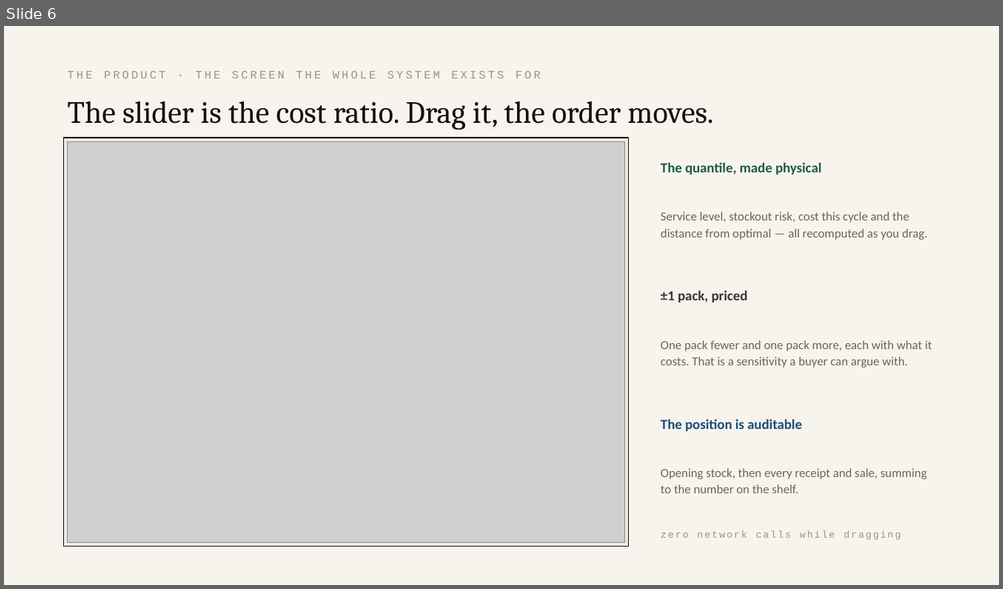
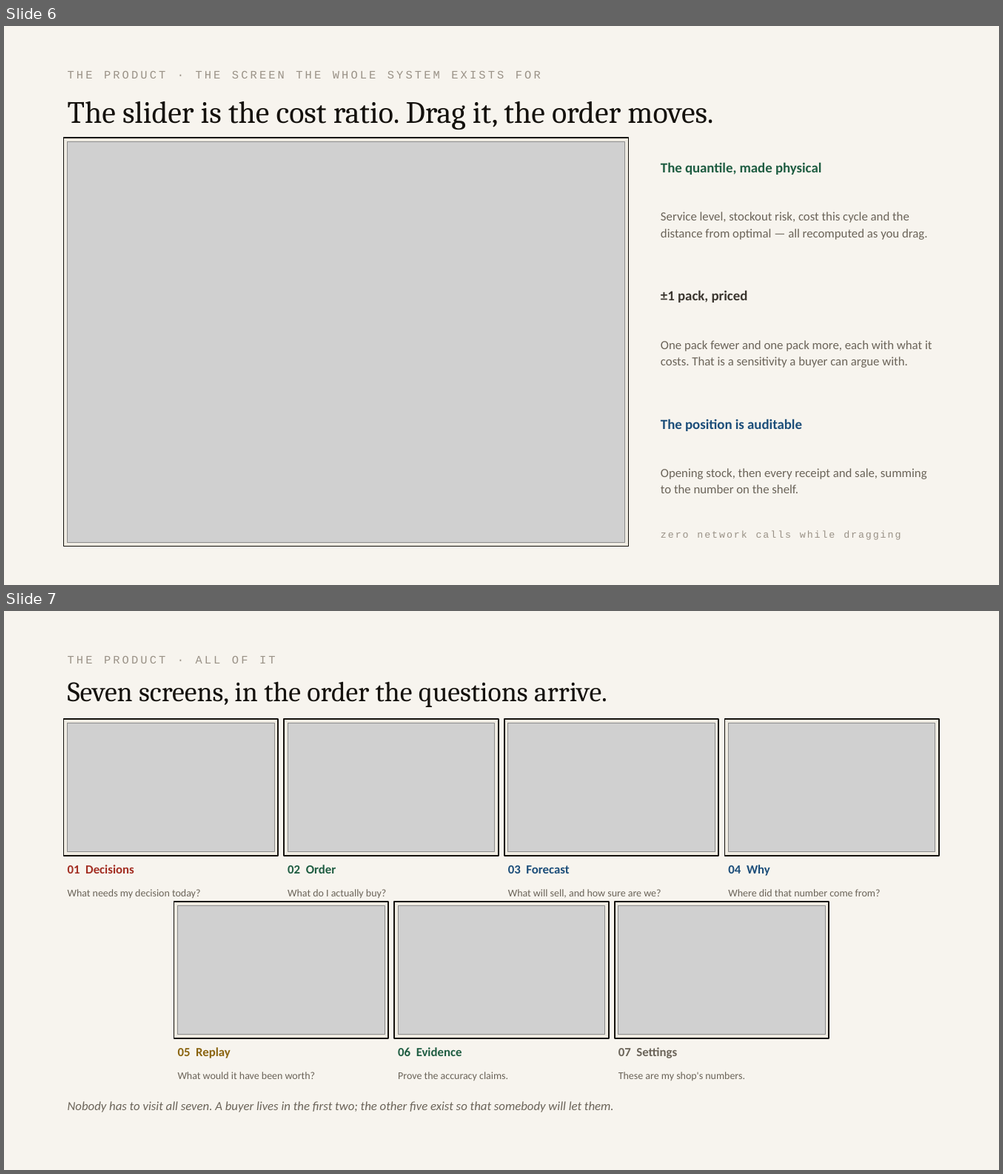
Before and after one commit to yashdoke7/pharmapulse, a slide deck: deck/PharmaPulse.pptx. Shown one above the other, each under a label of ours: slide 6 before the commit, slides 6 and 7 after it. The pictures are 1003x589 and 1003x1174 pixels, drawn with LibreOffice and Linux fonts; fonts in the diff are those of the drawing; grey boxes stand for pictures. Boxes give left, top, right and bottom in pixels: in the first picture for what was removed or moved away, otherwise in the second. Text is boxed around its words. In the diff, an @@ line names an element or a change of style, - is before the commit and + after.

```diff
--- a/deck/PharmaPulse.pptx
+++ b/deck/PharmaPulse.pptx
@@ slide 7 added at (x1=4, y1=611, x2=999, y2=1170), background #F7F4EE @@
@@ text added at (x1=68, y1=656, x2=276, y2=664), 11 pt, text #9A9287 @@
+THE PRODUCT · ALL OF IT
@@ text added at (x1=68, y1=681, x2=607, y2=707), 27 pt, text #14110D @@
+Seven screens, in the order the questions arrive.
@@ rectangle added at (x1=64, y1=719, x2=278, y2=856), fill #EFEBE2, outline #14110D 1.25 pt @@
@@ rectangle added at (x1=284, y1=719, x2=498, y2=856), fill #EFEBE2, outline #14110D 1.25 pt @@
@@ rectangle added at (x1=505, y1=719, x2=719, y2=856), fill #EFEBE2, outline #14110D 1.25 pt @@
@@ rectangle added at (x1=725, y1=719, x2=939, y2=856), fill #EFEBE2, outline #14110D 1.25 pt @@
@@ picture added at (x1=68, y1=723, x2=274, y2=852) @@
@@ picture added at (x1=287, y1=723, x2=494, y2=852) @@
@@ picture added at (x1=508, y1=723, x2=714, y2=852) @@
@@ picture added at (x1=728, y1=723, x2=935, y2=852) @@
@@ text added at (x1=68, y1=865, x2=134, y2=874), 12 pt, text #A32E22, bold @@
+01 Decisions
@@ text added at (x1=287, y1=865, x2=336, y2=874), 12 pt, text #1F5D42, bold @@
+02 Order
@@ text added at (x1=508, y1=866, x2=569, y2=874), 12 pt, text #1C4E7A, bold @@
+03 Forecast
@@ text added at (x1=728, y1=865, x2=770, y2=876), 12 pt, text #1C4E7A, bold @@
+04 Why
@@ text added at (x1=68, y1=889, x2=200, y2=898), 10 pt, text #6B6459 @@
+What needs my decision today?
@@ text added at (x1=287, y1=889, x2=386, y2=898), 10 pt, text #6B6459 @@
+What do I actually buy?
@@ text added at (x1=508, y1=889, x2=660, y2=898), 10 pt, text #6B6459 @@
+What will sell, and how sure are we?
@@ text added at (x1=728, y1=889, x2=880, y2=897), 10 pt, text #6B6459 @@
+Where did that number come from?
@@ rectangle added at (x1=174, y1=902, x2=388, y2=1039), fill #EFEBE2, outline #14110D 1.25 pt @@
@@ picture added at (x1=178, y1=906, x2=384, y2=1035) @@
@@ rectangle added at (x1=394, y1=902, x2=609, y2=1039), fill #EFEBE2, outline #14110D 1.25 pt @@
@@ picture added at (x1=398, y1=906, x2=605, y2=1035) @@
@@ rectangle added at (x1=614, y1=902, x2=828, y2=1039), fill #EFEBE2, outline #14110D 1.25 pt @@
@@ picture added at (x1=618, y1=906, x2=825, y2=1035) @@
@@ text added at (x1=178, y1=1048, x2=230, y2=1059), 12 pt, text #8A6410, bold @@
+05 Replay
@@ text added at (x1=398, y1=1048, x2=462, y2=1056), 12 pt, text #1F5D42, bold @@
+06 Evidence
@@ text added at (x1=618, y1=1048, x2=677, y2=1059), 12 pt, text #6B6459, bold @@
+07 Settings
@@ text added at (x1=178, y1=1072, x2=316, y2=1079), 10 pt, text #6B6459 @@
+What would it have been worth?
@@ text added at (x1=398, y1=1072, x2=508, y2=1081), 10 pt, text #6B6459 @@
+Prove the accuracy claims.
@@ text added at (x1=618, y1=1072, x2=745, y2=1081), 10 pt, text #6B6459 @@
+These are my shop's numbers.
@@ text added at (x1=68, y1=1102, x2=614, y2=1113), 12 pt, text #6B6459, italic @@
+Nobody has to visit all seven. A buyer lives in the first two; the other five exist so that somebody will let them.
```
Also in this commit, not shown: 1 slide changed, 2 other slides added, 1 slide removed, 10 other files.
